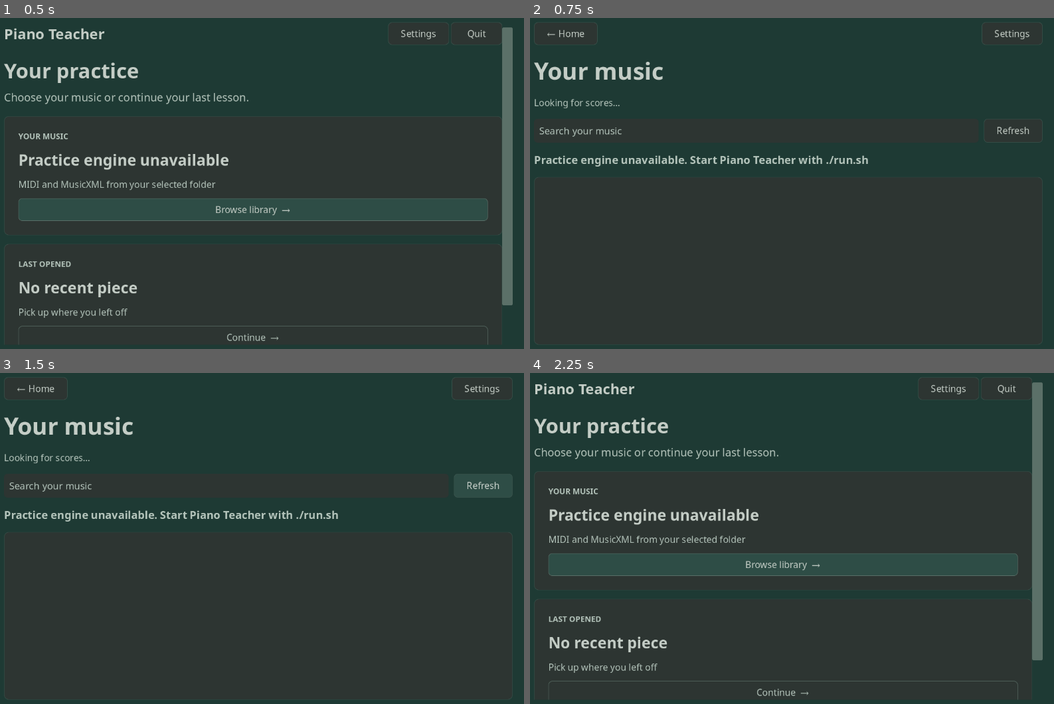
Above: before the commit, frames 1-4 (two rows, left to right).
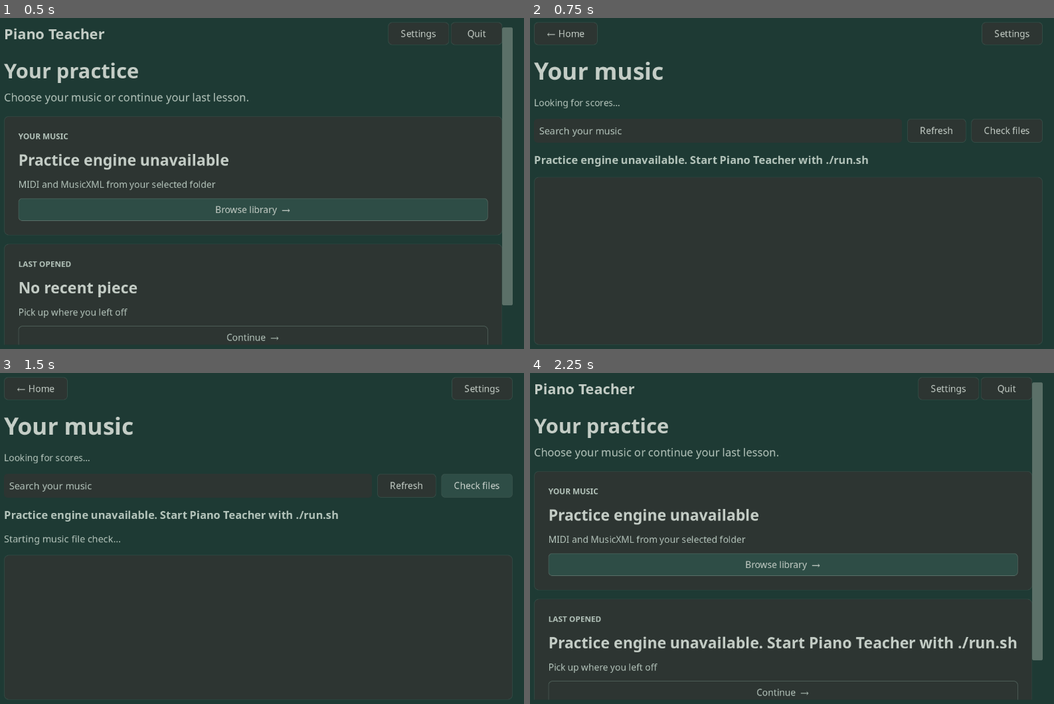
Above: after the commit, the same moments.

Repository: tpepels/piano_teacher
Game: Godot game, scene res://main.tscn
Two runs of this game, one before a commit and one after it. Both use one fixed random seed, a clock stepped at 60 frames per second and the inputs below.
Inputs (mouse positions are in pixels of both pictures, inside the frame that each line leads up to):
- Up to frame 1 (0.5 s): no input
- Up to frame 2 (0.75 s): click "Browse library →" at 0.5 s
- Up to frame 3 (1.5 s): click (476, 485) at 1.25 s, where only the run after the commit has a clickable "Check files"
- Up to frame 4 (2.25 s): click "← Home" at 2 s

Frame 1 is identical in both runs. In frame 2, 0.2% of the frame differs, in the area x 74-96%, y 32-36%; in frame 3, 0.4%; in frame 4, 1.5%, in the area x 4-93%, y 79-85%.

Commit message:
Add library file health check UI, progress and per-file import results

Diff:
--- a/godot/main.gd
+++ b/godot/main.gd
@@ -18,6 +18,11 @@
 var library_request: HTTPRequest
 var settings_request: HTTPRequest
 var library_pending := false
+var library_health_request: HTTPRequest
+var library_health_pending := false
+var library_health_info: Dictionary = {}
+var library_health_button: Button
+var library_health_label: Label
 var settings_pending := false
 var library_info: Dictionary = {}
 var preferences: Dictionary = {}
@@ -174,6 +179,7 @@
     action_request.timeout = 90.0
     device_request = _new_request(_on_devices)
     library_request = _new_request(_on_library)
+    library_health_request = _new_request(_on_library_health)
     settings_request = _new_request(_on_settings)
     lesson_request = _new_request(_on_lesson)
     state_poll_timer = Timer.new()
@@ -195,6 +201,13 @@
             _request_devices()
     )
     add_child(scan_timer)
+    var health_timer := Timer.new()
+    health_timer.wait_time = 1.2
+    health_timer.autostart = true
+    health_timer.timeout.connect(func():
+        if current_screen == "library" and bool(library_health_info.get("running", false)):
+            _request_library_health())
+    add_child(health_timer)
     set_process(true)
 
 func _make_count_click(frequency: float) -> AudioStreamWAV:
@@ -605,11 +618,17 @@
     library_search.text_changed.connect(func(_text: String): _populate_library())
     library_controls.add_child(library_search)
     library_controls.add_child(_button("Refresh", _request_library))
+    library_health_button = _button("Check files", func(): _start_library_health())
+    library_controls.add_child(library_health_button)
     # Import problems must appear next to the action, not at the very
     # bottom of a full-screen library where they are easy to miss.
     library_message = _label("", 18, MUTED, true)
     library_message.autowrap_mode = TextServer.AUTOWRAP_WORD_SMART
     library_layout.add_child(library_message)
+    library_health_label = _label("", 16, MUTED)
+    library_health_label.autowrap_mode = TextServer.AUTOWRAP_WORD_SMART
+    library_health_label.visible = false
+    library_layout.add_child(library_health_label)
     var library_panel := _card()
     library_panel.size_flags_vertical = Control.SIZE_EXPAND_FILL
     library_layout.add_child(library_panel)
@@ -1213,6 +1232,7 @@
     home_count_label.text = "%d scores · %d built-in warm-ups" % [int(parsed.get("count", 0)), parsed.get("warmups", []).size()]
     library_path_label.text = str(parsed.get("folder", ""))
     _populate_library()
+    _request_library_health()
     var recent: String = str(parsed.get("last_piece", ""))
     home_resume_button.disabled = recent.is_empty()
     var exists_in_library := false
@@ -1227,6 +1247,51 @@
             recent_title = str(entry.get("title", recent_title))
             break
     home_recent_label.text = recent_title if not recent.is_empty() else "No recent piece"
+
+func _request_library_health() -> void:
+    if library_health_request == null or library_health_pending:
+        return
+    library_health_pending = true
+    if library_health_request.request(URL + "/library/health") != OK:
+        library_health_pending = false
+
+
+func _start_library_health() -> void:
+    if action_pending or bool(library_health_info.get("running", false)):
+        return
+    library_health_label.visible = true
+    library_health_label.text = "Starting music file check…"
+    _send_post("/library/health", {})
+
+
+func _on_library_health(_result: int, code: int, _headers: PackedStringArray, body: PackedByteArray) -> void:
+    library_health_pending = false
+    if code != 200:
+        library_health_label.visible = true
+        library_health_label.text = "Cannot check music files: " + _http_failure(code, body)
+        return
+    var parsed: Variant = _decode_json(body)
+    if not parsed is Dictionary:
+        return
+    var previous_checked: int = int(library_health_info.get("checked", -1))
+    var previous_started: bool = bool(library_health_info.get("started", false))
+    library_health_info = parsed
+    var active: bool = bool(parsed.get("running", false))
+    var started: bool = bool(parsed.get("started", false))
+    library_health_button.disabled = active
+    library_health_button.text = "Checking…" if active else "Recheck files"
+    library_health_label.visible = started
+    if started:
+        library_health_label.text = (
+            "Checking %d of %d files · %d OK · %d repaired · %d errors" if active
+            else "File check complete: %d of %d · %d OK · %d repaired · %d errors"
+        ) % [int(parsed.get("checked", 0)), int(parsed.get("total", 0)),
+             int(parsed.get("ok", 0)), int(parsed.get("warning", 0)), int(parsed.get("error", 0))]
+        if not str(parsed.get("message", "")).is_empty():
+            library_health_label.text += "\n" + str(parsed["message"])
+    if previous_checked != int(parsed.get("checked", -1)) or previous_started != started:
+        _populate_library()
+
 
 func _populate_library() -> void:
     if library_rows == null:
@@ -1255,7 +1320,15 @@
             var hint: String = ("%d BPM · %s" % [int(entry.get("bpm", 0)), focus]
                 if not focus.is_empty() else
                 location if not location.is_empty() else "Music folder")
-            var button := _button("%s     ·     %s     ·     %s" % [title, format_name, hint], func(): _open_library_piece(identifier))
+            var diagnosis: Dictionary = library_health_info.get("items", {}).get(identifier, {})
+            var status: String = str(diagnosis.get("status", ""))
+            var prefix := "[OK] " if status == "ok" else "[REPAIRED] " if status == "warning" else "[ERROR] " if status == "error" else ""
+            var button := _button("%s%s     ·     %s     ·     %s" % [prefix, title, format_name, hint],
+                func(): _open_library_piece(identifier))
+            if status == "error":
+                button.add_theme_color_override("font_color", Color("#FF8B82"))
+            elif status == "warning":
+                button.add_theme_color_override("font_color", Color("#F1C67D"))
             button.alignment = HORIZONTAL_ALIGNMENT_LEFT
             button.custom_minimum_size = Vector2(0, 58 * ui_scale)
             button.size_flags_horizontal = Control.SIZE_EXPAND_FILL
@@ -1263,6 +1336,11 @@
             button.text_overrun_behavior = TextServer.OVERRUN_TRIM_ELLIPSIS
             button.tooltip_text = title + " · " + format_name + " · " + hint + (
                 "\n" + str(entry["description"]) if entry.has("description") else "")
+            if not diagnosis.is_empty():
+                button.tooltip_text += "\nImport check: " + str(diagnosis.get("message", ""))
+                if status != "error":
+                    button.tooltip_text += " · %d notes · %d measures" % [
+                        int(diagnosis.get("notes", 0)), int(diagnosis.get("measures", 0))]
             library_rows.add_child(button)
             visible += 1
     var issue: String = str(library_info.get("error", ""))
@@ -2167,6 +2245,8 @@
         _on_state(_result, code, _headers, body, action_request_started_ms)
         if completed_action in ["skip_stage", "place_original", "revisit_trouble"]:
             _navigate("practice")
+    elif path == "/library/health":
+        _request_library_health()
     elif path == "/library/open":
         library_error = ""
         _populate_library()
